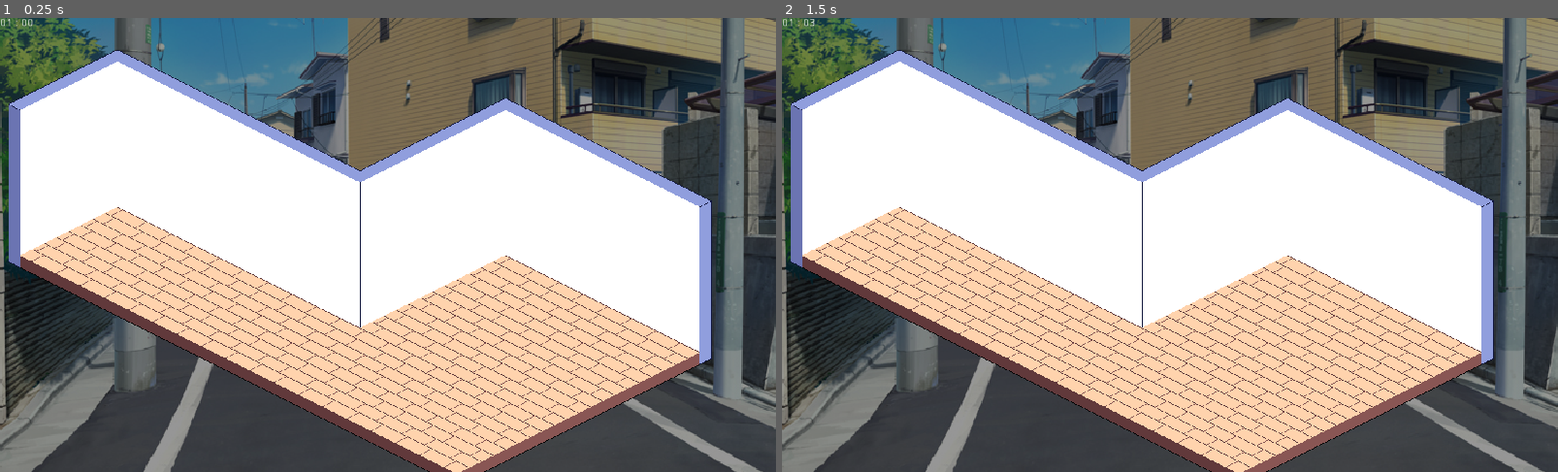
Above: before the commit, frames 1-2 (left to right).
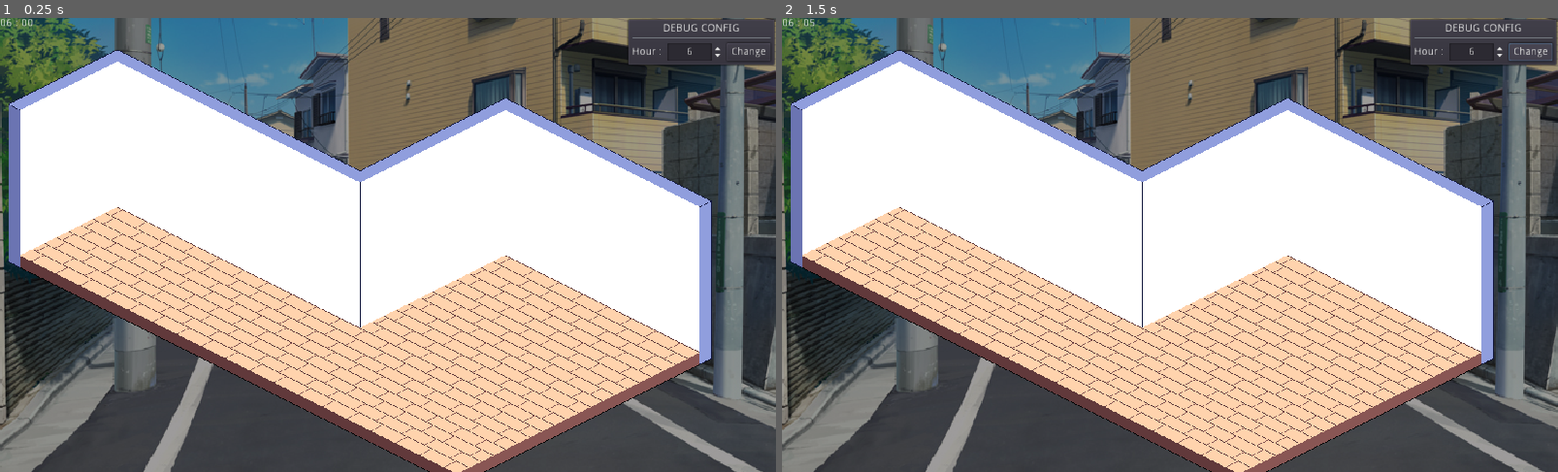
Above: after the commit, the same moments.

Repository: rokugatsujuni/one-roof
Game: Godot game, scene res://scenes/places/house/house.tscn
The game is run twice, just before and just after one commit, with the same random seed, the same clock (stepped at 60 frames per second) and the same inputs.
Inputs (mouse positions are in pixels of both pictures, inside the frame that each line leads up to):
- Up to frame 1 (0.25 s): no input
- Up to frame 2 (1.5 s): click (1526, 54) at 0.5 s, where only the run after the commit has a clickable "Change"; click (1526, 54) at 1.25 s, where only the run after the commit has a clickable "Change"

The runs differ from the first frame. In frame 1, 1.8% of the frame differs, in the area x 0-100%, y 0-71%; in frame 2, 1.8%.

Commit message:
add ambience light

Diff:
--- /dev/null
+++ b/assets/texure/ambience/ambience.tres
@@ -0,0 +1,5 @@
+[gd_resource type="Gradient" format=2]
+
+[resource]
+offsets = PoolRealArray( 0, 0.246914, 0.580247, 0.75, 0.777778, 1 )
+colors = PoolColorArray( 0.537255, 0.501961, 0.854902, 1, 1, 1, 1, 1, 1, 1, 1, 1, 1, 0.826195, 0.574219, 1, 0.559654, 0.688496, 0.842773, 1, 0.537255, 0.501961, 0.854902, 1 )
--- /dev/null
+++ b/scenes/ambience/Light2D.tscn
@@ -0,0 +1,9 @@
+[gd_scene load_steps=2 format=2]
+
+[ext_resource path="res://assets/texure/ambience/light.png" type="Texture" id=1]
+
+[node name="Light2D" type="Light2D" groups=["lights"]]
+position = Vector2( 590, 329 )
+enabled = false
+texture = ExtResource( 1 )
+energy = 0.7
--- /dev/null
+++ b/scenes/ambience/ambiences.gd
@@ -0,0 +1,34 @@
+extends Node2D
+
+export(Gradient) var gradient: Gradient
+
+var timeday = load("res://scenes/timeday/timeday.tres")
+
+onready var canvas_module := $CanvasModulate
+onready var light := $Light2D
+
+onready var lights: Array = get_tree().get_nodes_in_group("lights")
+var is_light_enable: bool = false
+
+func _ready() -> void:
+	timeday.connect("hour_changed", self, "_on_hour_changed")
+	update_ambience()
+
+func update_ambience():
+	if gradient:
+		var color := gradient.interpolate(float(timeday.hours) / 24.0)
+		canvas_module.color = color
+	if timeday.hours >= 17 or timeday.hours < 6:
+		if not is_light_enable:
+			for l in lights:
+				l.enabled = true
+			is_light_enable = true
+	else:
+		if is_light_enable:
+			for l in lights:
+				l.enabled = false
+			is_light_enable = false
+
+
+func _on_hour_changed() -> void:
+	update_ambience()
--- a/scenes/global/clock/clock.gd
+++ b/scenes/global/clock/clock.gd
@@ -1,13 +1,23 @@
 extends Node2D
 
+const CLOCK_TIME : float = 1.0
+
+var clock_time = 1
 
 export var timeday: Resource
 
+onready var clock_timer: Timer = $Timer
+
 func _ready() -> void:
-	pass # Replace with function body.
+	clock_time = CLOCK_TIME
+	if OS.is_debug_build():
+		clock_time = 0.3
+	clock_timer.wait_time = clock_time
 
+	start_time()
+
+func start_time() -> void:
+	clock_timer.start()
 
 func _on_Timer_timeout() -> void:
 	timeday.add_time_one_minute()
-	# add time
-	pass # Replace with function body.
--- a/scenes/global/clock/clock.tscn
+++ b/scenes/global/clock/clock.tscn
@@ -3,12 +3,10 @@
 [ext_resource path="res://scenes/global/clock/clock.gd" type="Script" id=1]
 [ext_resource path="res://scenes/timeday/timeday.tres" type="Resource" id=2]
 
-[node name="Clock" type="Node2D"]
+[node name="Oclock" type="Node2D"]
 script = ExtResource( 1 )
 timeday = ExtResource( 2 )
 
 [node name="Timer" type="Timer" parent="."]
-wait_time = 0.5
-autostart = true
 
 [connection signal="timeout" from="Timer" to="." method="_on_Timer_timeout"]
--- a/scenes/places/house/house.gd
+++ b/scenes/places/house/house.gd
@@ -5,3 +5,5 @@
 
 func _ready() -> void:
 	bgm.play()
+	if not OS.is_debug_build():
+		$Debug.queue_free()
--- a/scenes/places/house/house.tscn
+++ b/scenes/places/house/house.tscn
@@ -1,13 +1,17 @@
-[gd_scene load_steps=9 format=2]
+[gd_scene load_steps=13 format=2]
 
 [ext_resource path="res://scenes/places/house/house.gd" type="Script" id=1]
 [ext_resource path="res://assets/audio/music/2 23_AM_2.mp3" type="AudioStream" id=2]
 [ext_resource path="res://assets/tile/wall/wall_inner_tile.tres" type="TileSet" id=3]
 [ext_resource path="res://assets/tile/wall/wall_outer_tile.tres" type="TileSet" id=4]
 [ext_resource path="res://assets/tile/floor/floor_tile.tres" type="TileSet" id=5]
-[ext_resource path="res://assets/texure/background/apaato_street_day.jpg" type="Texture" id=6]
+[ext_resource path="res://scenes/background/background.tscn" type="PackedScene" id=6]
 [ext_resource path="res://scenes/camera/moveable_camera.tscn" type="PackedScene" id=7]
 [ext_resource path="res://scenes/ui/hud/clock/clock_display.tscn" type="PackedScene" id=8]
+[ext_resource path="res://scenes/ambience/Light2D.tscn" type="PackedScene" id=9]
+[ext_resource path="res://scenes/ambience/ambiences.gd" type="Script" id=10]
+[ext_resource path="res://assets/texure/ambience/ambience.tres" type="Gradient" id=11]
+[ext_resource path="res://scenes/_debug/TimeDayDebug.tscn" type="PackedScene" id=13]
 
 [node name="House" type="Node2D"]
 script = ExtResource( 1 )
@@ -19,6 +23,7 @@
 mode = 1
 tile_set = ExtResource( 4 )
 cell_size = Vector2( 128, 64 )
+cell_y_sort = true
 format = 1
 tile_data = PoolIntArray( -65528, 4, 0, -65527, 0, 0, -65526, 0, 0, -65525, 0, 0, -65524, 0, 0, 8, 2, 0, 65544, 2, 0, 131075, 4, 0, 131076, 0, 0, 131077, 0, 0, 131078, 0, 0, 131079, 0, 0, 131080, 6, 0, 196611, 2, 0, 262147, 2, 0 )
 
@@ -26,6 +31,7 @@
 mode = 1
 tile_set = ExtResource( 5 )
 cell_size = Vector2( 128, 64 )
+cell_y_sort = true
 format = 1
 tile_data = PoolIntArray( 9, 1, 0, 10, 1, 0, 11, 1, 0, 12, 1, 0, 65545, 1, 0, 65546, 1, 0, 65547, 1, 0, 65548, 1, 0, 13 …(306 unchanged characters)…
 
@@ -37,20 +43,65 @@
 cell_y_sort = true
 format = 1
 
+[node name="Interior" type="YSort" parent="."]
+
+[node name="Ambiences" type="Node2D" parent="."]
+script = ExtResource( 10 )
+gradient = ExtResource( 11 )
+
+[node name="CanvasModulate" type="CanvasModulate" parent="Ambiences"]
+color = Color( 0.780392, 0.772549, 0.772549, 1 )
+
+[node name="Light2D" parent="Ambiences" instance=ExtResource( 9 )]
+
+[node name="Light2D2" parent="Ambiences" instance=ExtResource( 9 )]
+position = Vector2( 163, 144 )
+
 [node name="ParallaxBackground" type="ParallaxBackground" parent="."]
 scroll_ignore_camera_zoom = true
 
 [node name="ParallaxLayer" type="ParallaxLayer" parent="ParallaxBackground"]
 motion_scale = Vector2( 0, 0 )
 
-[node name="Sprite" type="Sprite" parent="ParallaxBackground/ParallaxLayer"]
-modulate = Color( 0.588235, 0.588235, 0.588235, 1 )
-scale = Vector2( 1.5, 1.5 )
-texture = ExtResource( 6 )
+[node name="Background" parent="ParallaxBackground/ParallaxLayer" instance=ExtResource( 6 )]
 
 [node name="MoveableCamera" parent="." instance=ExtResource( 7 )]
 position = Vector2( 421, 274 )
 
-[node name="CanvasLayer" type="CanvasLayer" parent="."]
+[node name="HUD" type="CanvasLayer" parent="."]
 
-[node name="ClockDisplay" parent="CanvasLayer" instance=ExtResource( 8 )]
+[node name="ClockDisplay" parent="HUD" instance=ExtResource( 8 )]
+
+[node name="Debug" type="CanvasLayer" parent="."]
+
+[node name="Control" type="Control" parent="Debug"]
+anchor_left = 1.0
+anchor_right = 1.0
+
+[node name="PanelContainer" type="PanelContainer" parent="Debug/Control"]
+anchor_left = 1.0
+anchor_right = 1.0
+margin_left = -197.0
+margin_bottom = 64.0
+
+[node name="VBoxContainer" type="VBoxContainer" parent="Debug/Control/PanelContainer"]
+margin_left = 7.0
+margin_top = 7.0
+margin_right = 190.0
+margin_bottom = 57.0
+
+[node name="Label" type="Label" parent="Debug/Control/PanelContainer/VBoxContainer"]
+margin_right = 183.0
+margin_bottom = 14.0
+text = "DEBUG CONFIG"
+align = 1
+
+[node name="HSeparator" type="HSeparator" parent="Debug/Control/PanelContainer/VBoxContainer"]
+margin_top = 18.0
+margin_right = 183.0
+margin_bottom = 22.0
+
+[node name="TimeDayDebug" parent="Debug/Control/PanelContainer/VBoxContainer" instance=ExtResource( 13 )]
+margin_top = 26.0
+margin_right = 183.0
+margin_bottom = 50.0
--- a/scenes/timeday/timeday.gd
+++ b/scenes/timeday/timeday.gd
@@ -1,21 +1,37 @@
 extends Resource
 
-signal hours_changed
+signal hour_changed
 signal minute_changed
 
 const DAYS_PER_WEEK = 7
 const HOURS_PER_DAY = 24
 const MINUTES_PER_HOUR = 60
 
+enum TIMES {MID_NIGHT=0, MORNING=6, EVENING=12, AFTERNOON=15, NIGHT=18}
+
 # test gameplay 24 minutes per day.
 
 
-var hours: int = 1 setget set_hours
+var hours: int = 6 setget set_hours
 var minutes: int = 0 setget set_minutes
+var times = TIMES.MORNING
+
 
 func set_hours(value: int) -> void:
 	hours = wrapi(value, 0, HOURS_PER_DAY )
-	emit_signal("hours_changed")
+
+	if hours >= TIMES.MID_NIGHT and hours < TIMES.MORNING:
+		times = TIMES.MID_NIGHT
+	elif hours >= TIMES.MORNING and hours < TIMES.EVENING:
+		times = TIMES.MORNING
+	elif hours >= TIMES.EVENING and hours < TIMES.AFTERNOON:
+		times = TIMES.EVENING
+	elif hours >= TIMES.AFTERNOON and hours < TIMES.NIGHT:
+		times = TIMES.AFTERNOON
+	elif hours >= TIMES.NIGHT:
+		times = TIMES.NIGHT
+
+	emit_signal("hour_changed")
 
 func set_minutes(value: int) -> void:
 	minutes = wrapi(value, 0, MINUTES_PER_HOUR )
Binary file added: assets/texure/ambience/light.png
Not shown, added: assets/texure/ambience/light.png.import
Binary file added: assets/texure/ambience/spot.png
Not shown, added: assets/texure/ambience/spot.png.import
